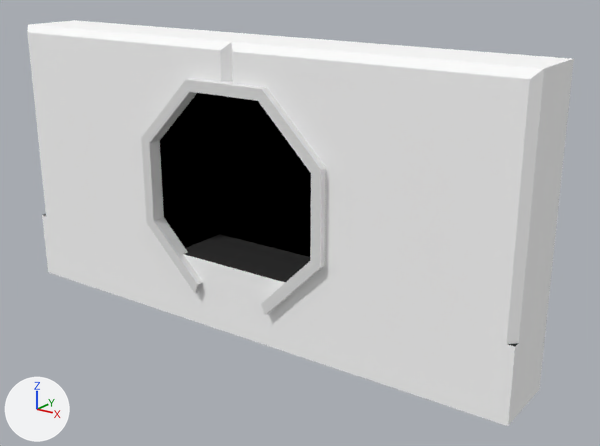
Two versions of the Blender file Symbiosis/Assets/Models/Rooms_new/Door-Buttons.blend, one commit apart.
Rendered twice from a 50 mm lens placed at (6.83, -4.03, 4.18), pointed at (0.62, 4.71, 0.57). Arrows for +X, +Y and +Z are at lower left; the lights stay in place.

Names of what the first picture shows: 'Cylinder', 'Wall.003'.
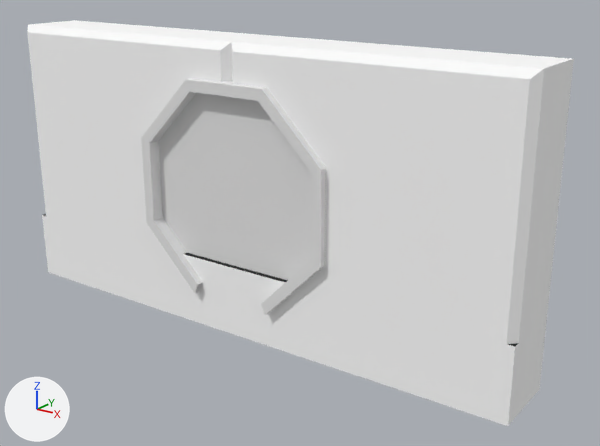
Boxes (x1, y1, x2, y2) around the edits, measured in the pictures (600 x 446 px):
'Door.Left', shown: after (158, 93, 257, 266)
'Door.Right', shown: after (232, 97, 311, 280)

Patch to the scene script:
```diff
--- a/Symbiosis/Assets/Models/Rooms_new/Door-Buttons.blend.py
+++ b/Symbiosis/Assets/Models/Rooms_new/Door-Buttons.blend.py
@@ ob_door_right @@
 ob_door_right.location = (0.0, 4.1, 1.0)
-ob_door_right.hide_viewport = True
@@ ob_door_left @@
 ob_door_left.location = (0.0, 4.1, 1.0)
-ob_door_left.hide_viewport = True
```
